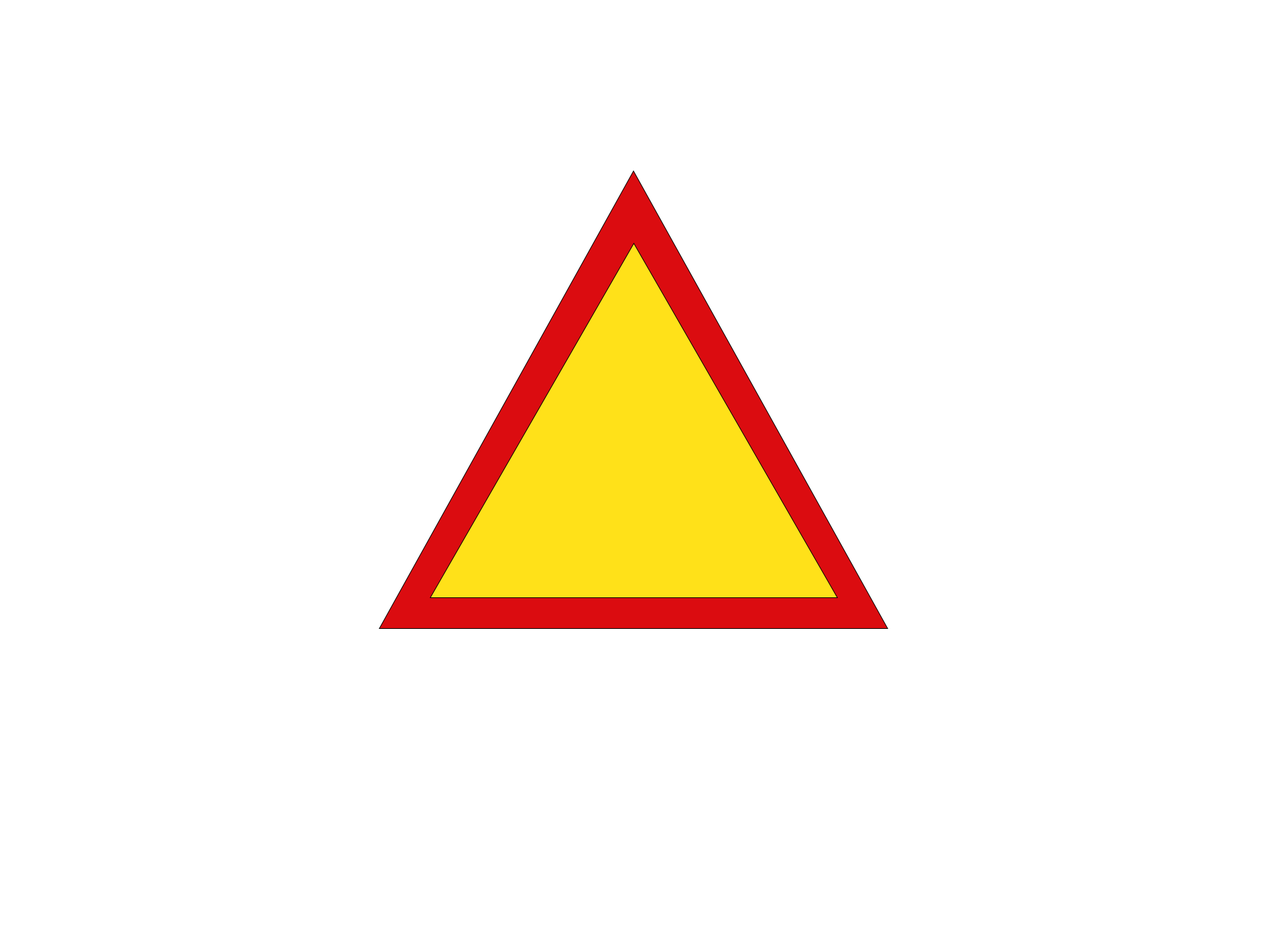
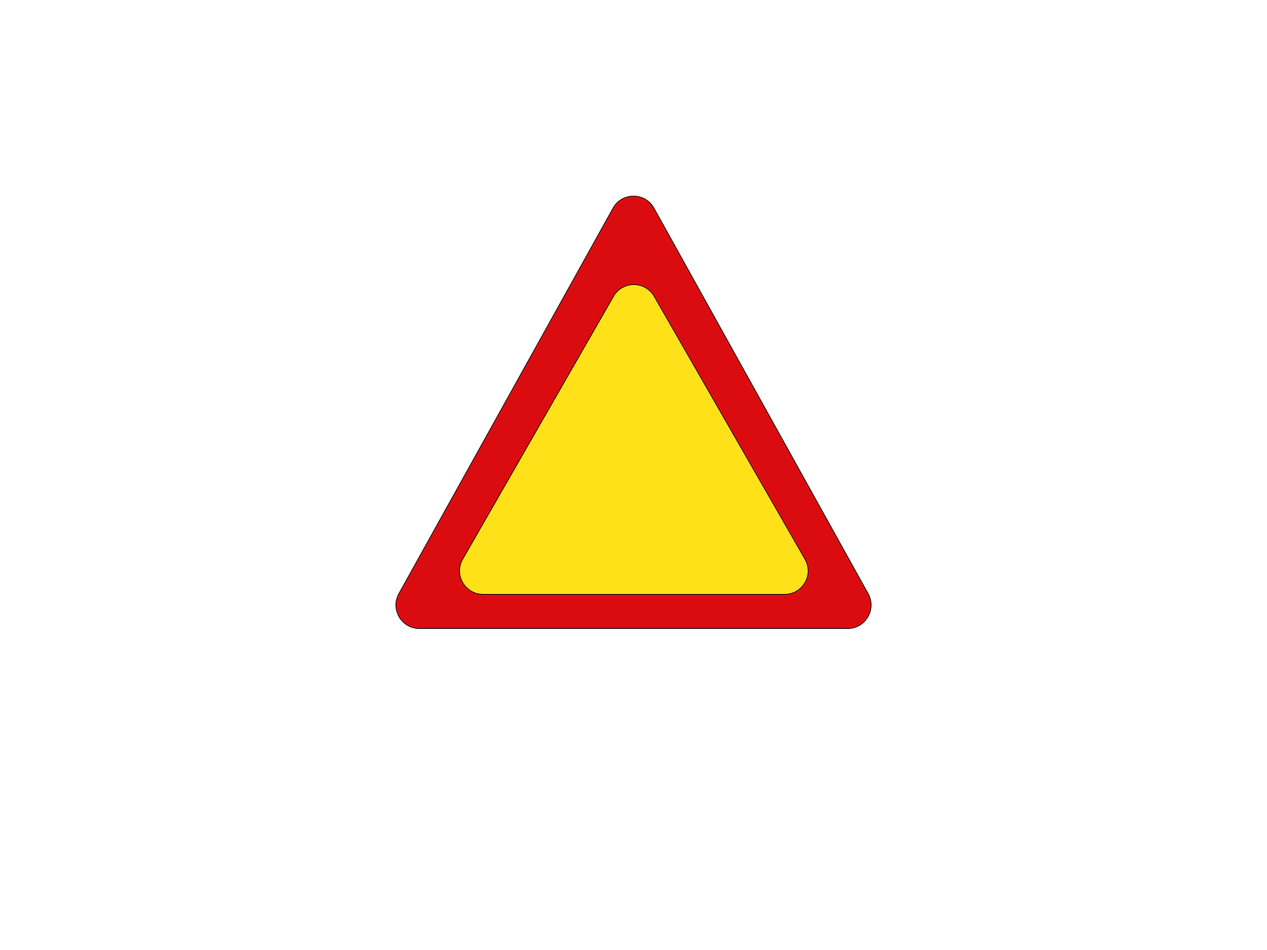
Comparing the layer stacks of the two w=1267, h=950 images. Changes:
painted on "Triangle 2" over 429, 242, 838, 598
painted on "Triangle 1" over 378, 170, 889, 629
